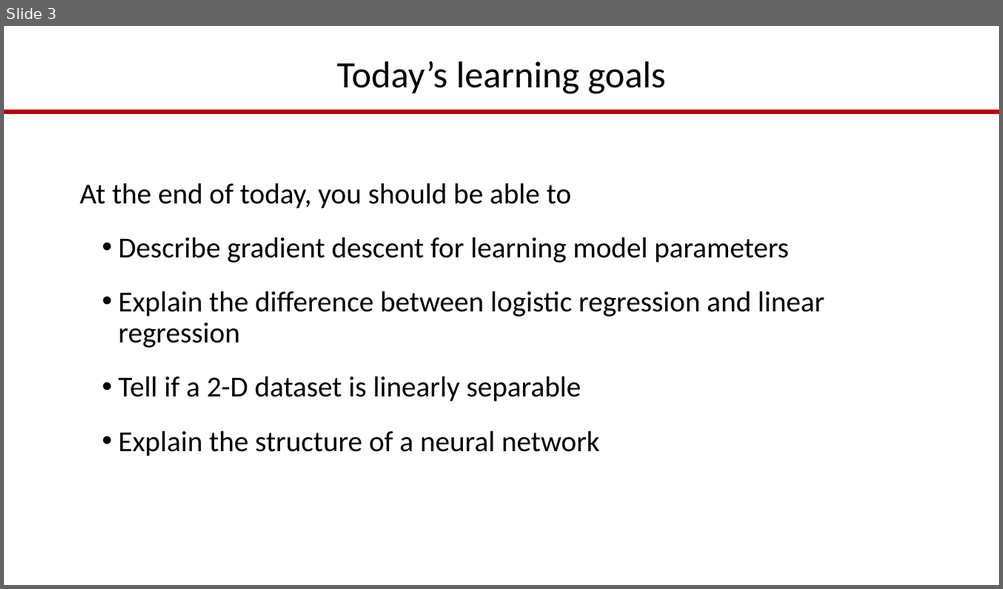
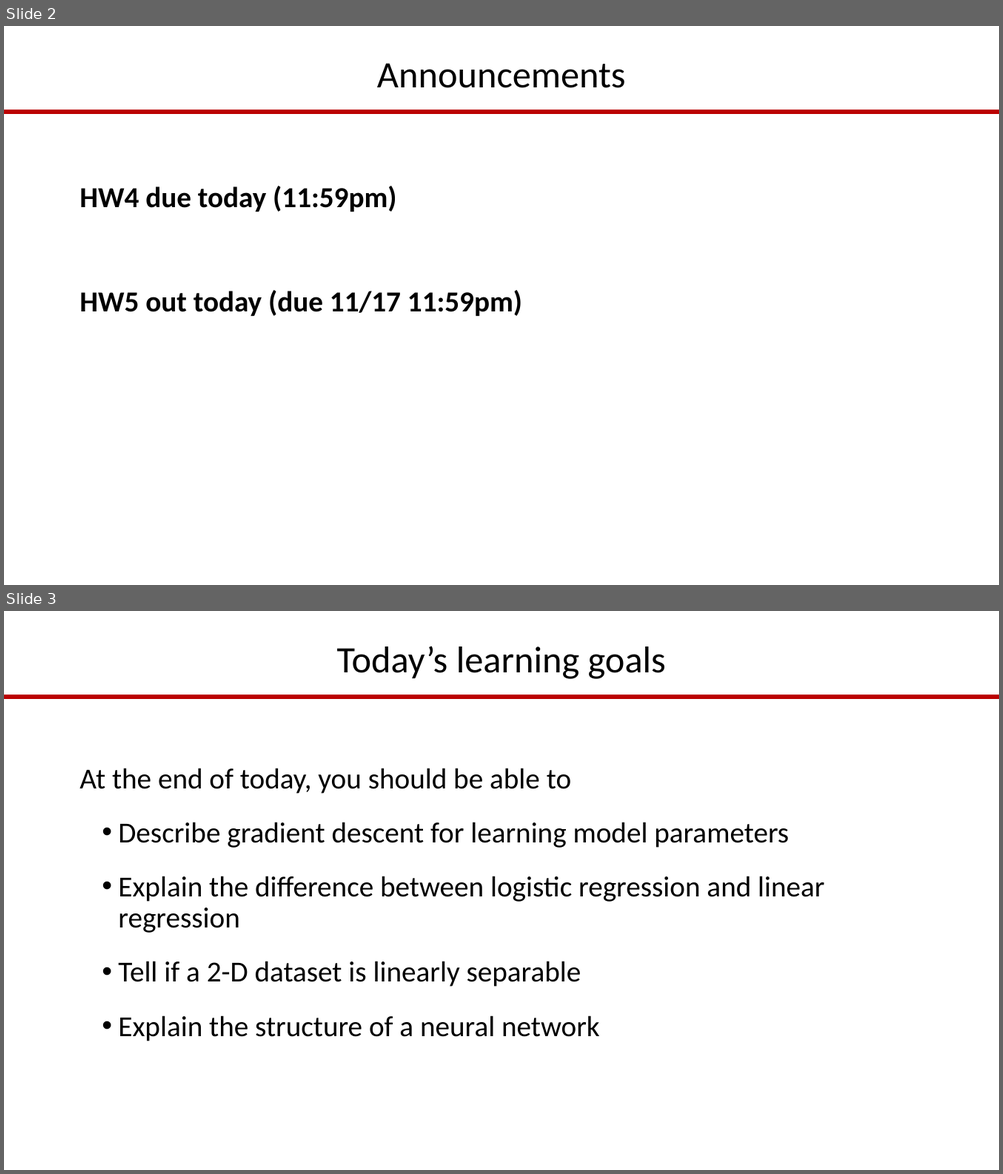
Before and after one commit to drgriffis/cse3521au17, a slide deck: resources/19-Neural-Networks.pptx. Shown one above the other, each under a label of ours: slide 3 before the commit, slides 2 and 3 after it. The pictures are 1003x589 and 1003x1174 pixels, drawn with LibreOffice and Linux fonts; fonts in the diff are those of the drawing. Boxes give left, top, right and bottom in pixels: in the first picture for what was removed or moved away, otherwise in the second. Text is boxed around its words. In the diff, an @@ line names an element or a change of style, - is before the commit and + after.

```diff
--- a/resources/19-Neural-Networks.pptx
+++ b/resources/19-Neural-Networks.pptx
@@ slide 2 added at (4, 26, 999, 585), background #FFFFFF; not listed: 1 template element that a slide beside it also shows @@
@@ title added at (377, 63, 626, 88), 36 pt, text #000000 @@
+Announcements
@@ text added at (79, 186, 522, 316), 28 pt, text #000000, bold @@
+HW4 due today (11:59pm)
+HW5 out today (due 11/17 11:59pm)
```
Also in this commit, not shown: 2 slides changed, 2 other slides added, 1 slide removed.
